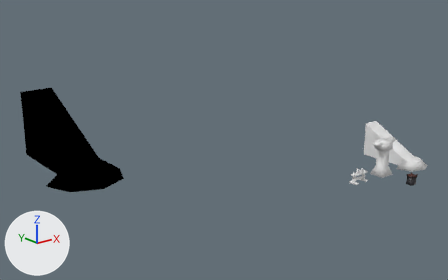
One commit to the Blender file Assets/Models/environment_fortress_tileset.blend: the scene before it, then after it.
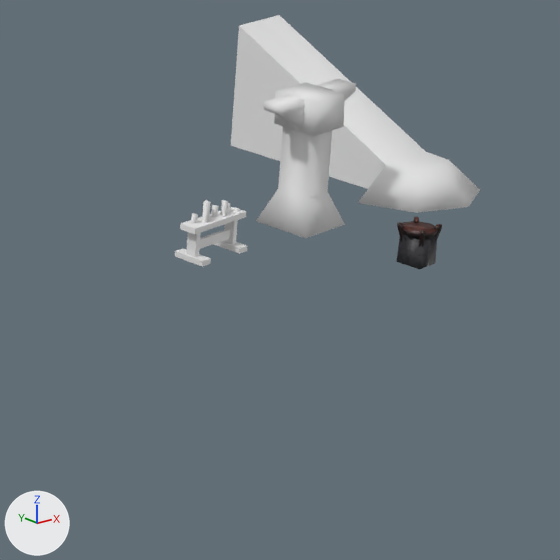
There are two pictures of each version: one whole from a camera (50 mm lens) standing at (-55.7, -36.9, 24.9) and looking at (-12.2, 17.5, 3.2), one close up on the part from 68% to 100% of the width and 42% to 93% of the height. Lighting does not change. The marker at lower left points along +X, +Y and +Z. Objects named as collision shapes, trigger or cutter boxes, shadow casters or lower levels of detail are left out.

Objects in the first close-up: 'fortress_prop_brazier', 'fortress_prop_candles', 'fortress_prop_pillar', 'fortress_prop_staircase_a'.
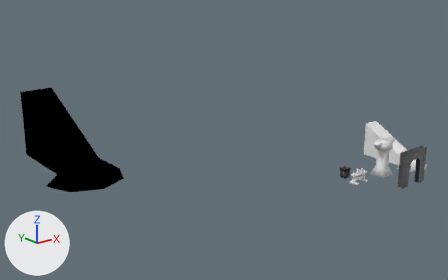
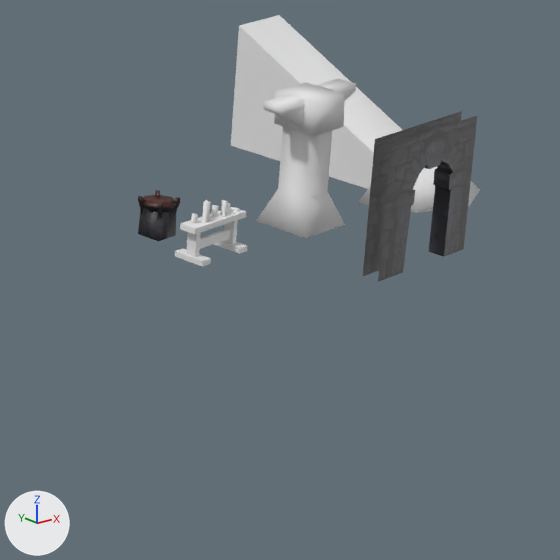
Commit message: working on fortress arch

Changed parts and their boxes (x1, y1, x2, y2) in the close-ups (560 x 560 px):
'fortress_prop_arch', added
    after: (363, 111, 477, 282)
'fortress_prop_brazier', moved
    before: (396, 216, 442, 269)
    after: (138, 190, 180, 241)

The change, as a list of edits to the scene's bpy script:
```text
Add img_untitled_004:
    img_untitled_004 = load_image('Untitled.004', '../Textures/test_arch.png', 128, 128, 'sRGB')
Add mat_untitled_004:
    mat_untitled_004 = principled_material('Untitled.004')
    mat_untitled_004.texture = img_untitled_004
Add me_cube_000:
    me_cube_000.from_pydata(...)  # 78 vertices, 57 faces; spans x -2.0..2.0, y -0.25..0.25, z 0.0..4.0
    me_cube_000.polygons.foreach_set('use_smooth', [True] * 57)
    me_cube_000.materials.append(mat_untitled_004)  # picture img_untitled_004
Change ob_fortress_prop_brazier:
    ob_fortress_prop_brazier.location: (0.0, 0.0, 0.0) -> (-4.0, 6.0, 0.0)
Add ob_fortress_prop_arch:
    ob_fortress_prop_arch = bpy.data.objects.new('fortress_prop_arch', me_cube_000)
    ob_fortress_prop_arch.location = (-0.1, 0.0, 0.0)
```
